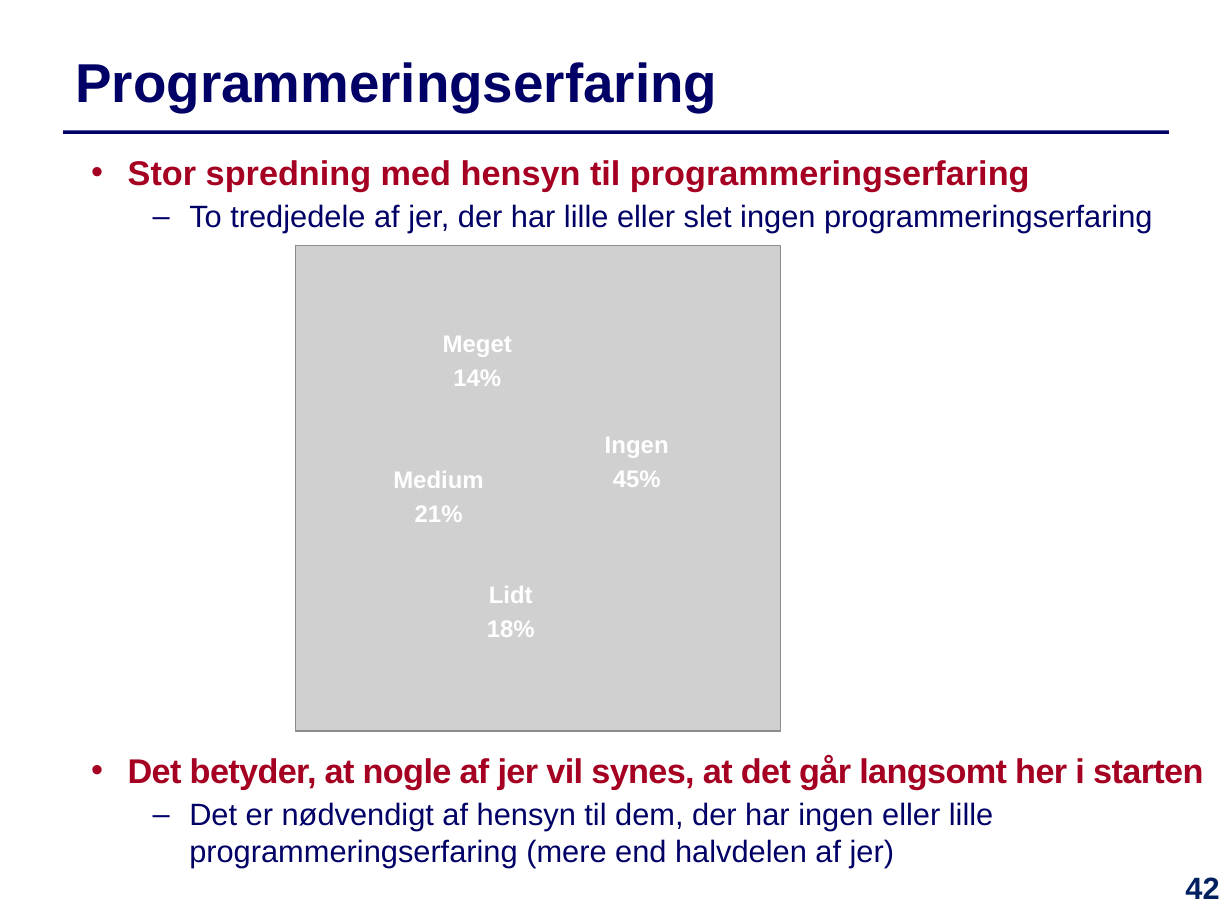
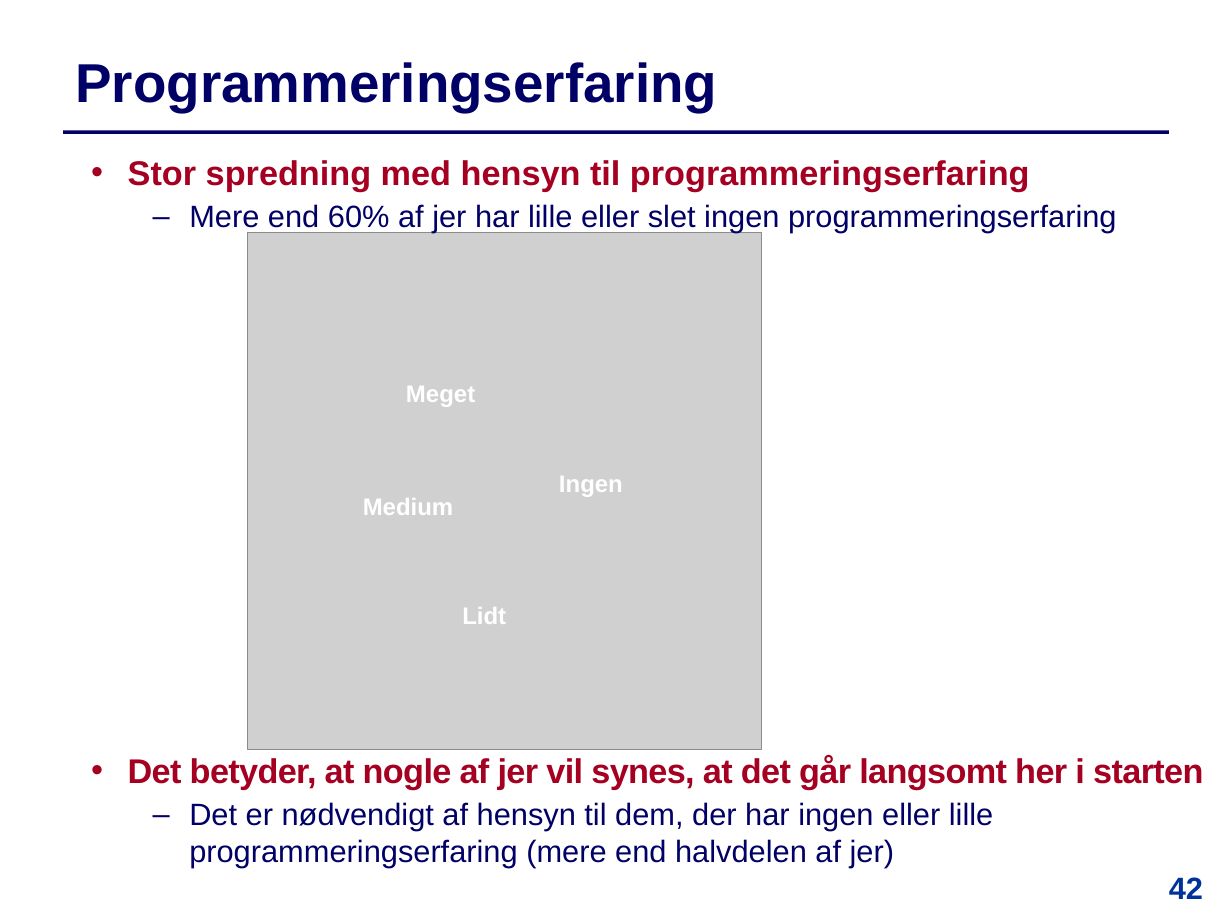
Before and after one commit to IntProgAU/Materiale, a slide deck: slide 42 of web/e25/uge_1b/Slides-Uge1-Torsdag.pptx. Drawn at 1232x924 pixels with LibreOffice and Linux fonts; fonts in the diff are those of the drawing; grey boxes stand for pictures. Boxes give left, top, right and bottom in pixels: in the first picture for what was removed or moved away, otherwise in the second. Text is boxed around its words. In the diff, an @@ line names an element or a change of style, - is before the commit and + after.

```diff
--- a/web/e25/uge_1b/Slides-Uge1-Torsdag.pptx
+++ b/web/e25/uge_1b/Slides-Uge1-Torsdag.pptx
@@ text at box(189, 204, 1117, 233): text changed @@
-  – To tredjedele af jer, der har lille eller slet ingen programmeringserfaring
+  – Mere end 60% af jer har lille eller slet ingen programmeringserfaring
@@ picture: place and size @@
-picture at box(296, 246, 781, 732)
+picture at box(248, 233, 761, 749)
@@ text "Meget": place and size @@
-text "Meget" at box(443, 336, 512, 386)
+text "Meget" at box(406, 386, 475, 407)
@@ text at box(453, 370, 501, 386): paragraph removed @@
-14%
@@ text "Ingen": place and size @@
-text "Ingen" at box(605, 437, 669, 487)
+text "Ingen" at box(559, 476, 623, 497)
@@ text at box(613, 471, 661, 487): paragraph removed @@
-45%
@@ text "Medium": place and size @@
-text "Medium" at box(393, 471, 484, 522)
+text "Medium" at box(363, 498, 454, 515)
@@ text at box(415, 506, 463, 522): paragraph removed @@
-21%
@@ text "Lidt": place and size @@
-text "Lidt" at box(487, 586, 535, 637)
+text "Lidt" at box(462, 607, 506, 624)
@@ text at box(487, 621, 535, 637): paragraph removed @@
-18%
@@ page number: place and size @@
-page number at box(1185, 877, 1219, 899)
+page number at box(1169, 877, 1203, 899)
@@ page number at box(1169, 877, 1203, 899): text colour #002060 to #003399; alignment right to centre @@
```
Also in this commit, not shown: 3 other slides changed, 4 other files.
